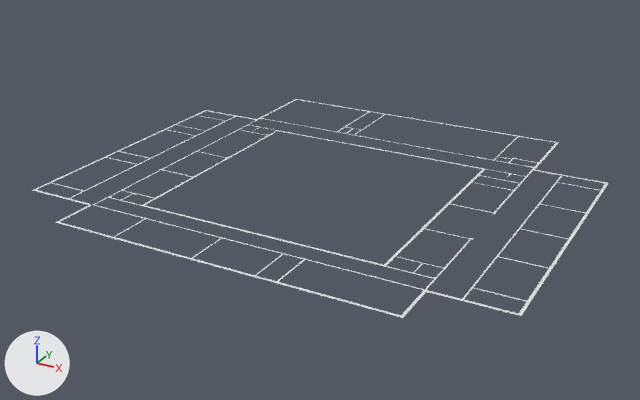
The Blender file Assets/Resource/Blender/school.blend: old version first, new version second.
Before and after are seen from a camera (50 mm lens) standing at (51.3, -92.9, 41.7) and looking at (3.0, -5.1, -2.2). Lighting does not change. The marker at lower left points along +X, +Y and +Z. Materials are left out; every surface is plain grey.
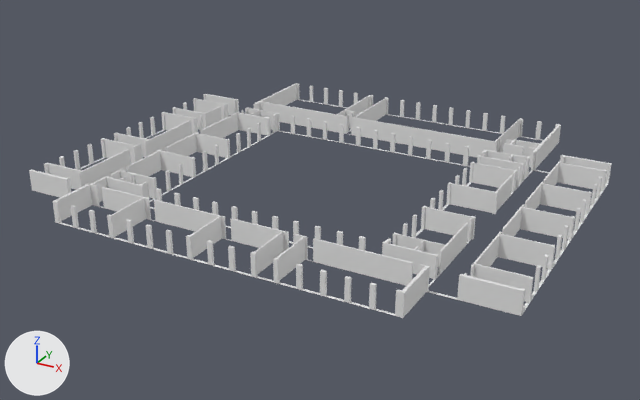
Pixel boxes (x1, y1, x2, y2) of what changed, in the pictures (640 x 400 px):
```json
{"object": "Plane", "change": "reshaped", "before": [32, 99, 608, 318], "after": [29, 83, 612, 318], "on screen": "7% taller"}
{"part": 1, "of": "me_plane_003", "change": "built on", "before": [133, 118, 496, 240], "after": [29, 83, 612, 318]}
```

Scene script edits in JSON lines:
```json
{"block": "me_plane_003", "where": "# used by ob_plane; location = (-15.87, -24.32, 0.0)"}
{"op": "remove", "block": "me_plane_003", "code": "me_plane_003.from_pydata(...)  # 1167 vertices, 604 faces, 2 loose edges; spans x -10.3..49.7, y -4.7..47.7, z 0.0"}
{"op": "add", "block": "me_plane_003", "code": "me_plane_003.from_pydata(...)  # 2321 vertices, 1763 faces; spans x -10.3..49.7, y -4.7..47.7, z 0.0..2.6"}
{"block": "me_plane_003", "change": "me_plane_003 part 1: 10 vertices removed from x -1.0..40.4, y 5.8..37.0, z 0.0; 1164 vertices added at x -10.3..49.7, y -4.7..47.7, z 2.6"}
```
